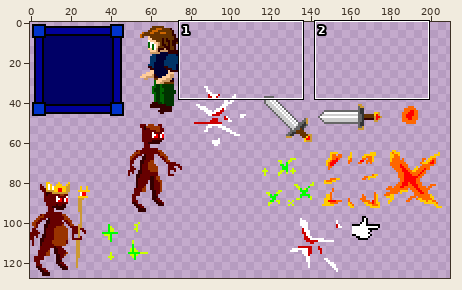
A sprite sheet gets an edit: sprite/sprites.png. Above, an overview of the earlier version with the close-up marked.
Close-up. Before the commit:
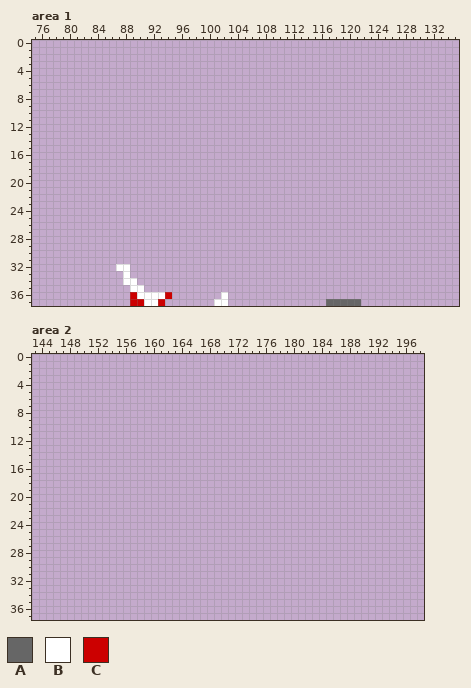
The file is 256x128 pixels. Shown: area 1: x 75..135, y 0..37; area 2: x 143..198, y 0..37. The old version is drawn lined up with the new one. The wide view leaves out empty margins. The commit also changed other parts of the picture, which this record leaves out.
Palette (. is transparent): A #666666  B #ffffff  C #cc0000
Pixels before, area 1, first column x 87:
32 BB.................................
33 .B.................................
34 .BB................................
35 ..BB...............................
36 ..CBBBBC.......B...................
37 ..CCBBC.......BB..............AAAAA
And afterwards:
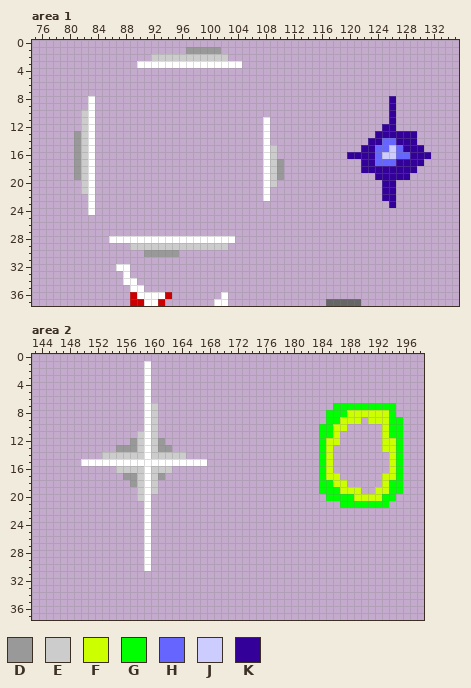
Colours new in this view: D #999999  E #cccccc  F #ccff00  G #00ff00  H #6666ff  J #ccccff  K #330099
From old to new:
drawings rearranged on the sheet (the old picture shows each at its new place)
Area 1:
Colour B now appears in row 3 at x 90 to 104; in rows 8 to 10 at x 83; in rows 11 to 22 at x 83 and 108; in rows 23 to 24 at x 83; in row 28 at x 86 to 103.
Colour D now appears in row 1 at x 97 to 101; in rows 13 to 16 at x 81; in rows 17 to 19 at x 81 and 110; in row 30 at x 91 to 95.
Colour E now appears in row 2 at x 92 to 102; in rows 10 to 14 at x 82; in rows 15 to 20 at x 82 and 109; in row 21 at x 82; in row 29 at x 89 to 102.
Colour H now appears in row 14 at x 125 to 126; in row 15 at x 124 to 125 and 127; in row 16 at x 124 and 127 to 128; in row 17 at x 124 to 126.
Colour J now appears in row 15 at x 126; in row 16 at x 125 to 126.
Colour K now appears in rows 8 to 11 at x 126; in row 12 at x 125 to 126; in row 13 at x 124 to 129; in row 14 at x 123 to 124 and 127 to 129; in row 15 at x 122 to 123 and 128 to 130; in row 16 at x 120 to 123 and 129 to 131.
Colour K now appears in row 17 at x 122 to 123 and 127 to 130; in row 18 at x 122 to 129; in row 19 at x 124 to 128; in rows 20 to 22 at x 125 to 126; in row 23 at x 126.
Area 2:
Colour B now appears in rows 1 to 14 at x 159; in row 15 at x 150 to 167; in rows 16 to 30 at x 159.
Colour D now appears in row 12 at x 157 and 161; in row 13 at x 155 to 157 and 161 to 162; in row 17 at x 156 to 157 and 161; in row 18 at x 157.
Colour E now appears in rows 7 to 10 at x 160; in rows 11 to 13 at x 158 and 160; in row 14 at x 153 to 158 and 160 to 164; in row 16 at x 155 to 158 and 160 to 162; in rows 17 to 19 at x 158 and 160; in row 20 at x 158.
Colour F now appears in row 8 at x 188 to 193; in row 9 at x 187 to 189 and 191 to 193; in row 10 at x 186 to 187 and 193; in row 11 at x 186 and 193; in row 12 at x 185 to 186 and 193 to 194; in row 13 at x 185 and 193 to 194.
Colour F now appears in rows 14 to 16 at x 185 and 194; in row 17 at x 185 to 186 and 193 to 194; in row 18 at x 186 to 187 and 193; in row 19 at x 187 to 189 and 192 to 193; in row 20 at x 189 to 192.
Colour G now appears in row 7 at x 186 to 194; in row 8 at x 185 to 187 and 194; in row 9 at x 185 to 186 and 194 to 195; in rows 10 to 11 at x 184 to 185 and 194 to 195; in rows 12 to 17 at x 184 and 195; in row 18 at x 184 to 185 and 194 to 195.
Colour G now appears in row 19 at x 184 to 186 and 194 to 195; in row 20 at x 185 to 188 and 193 to 194; in row 21 at x 187 to 193.
Pixel boxes of the changes (left, top, right, bottom) in both close-ups:
added: (137, 47, 242, 68)
added: (74, 96, 235, 257)
added: (347, 96, 431, 208)
added: (263, 117, 284, 201)
added: (81, 361, 207, 571)
added: (319, 403, 403, 508)
